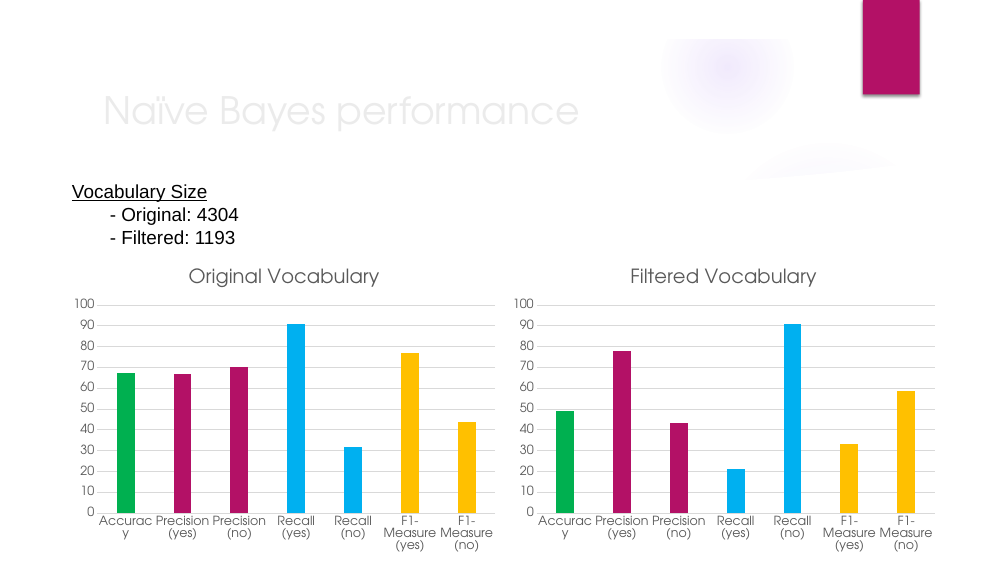
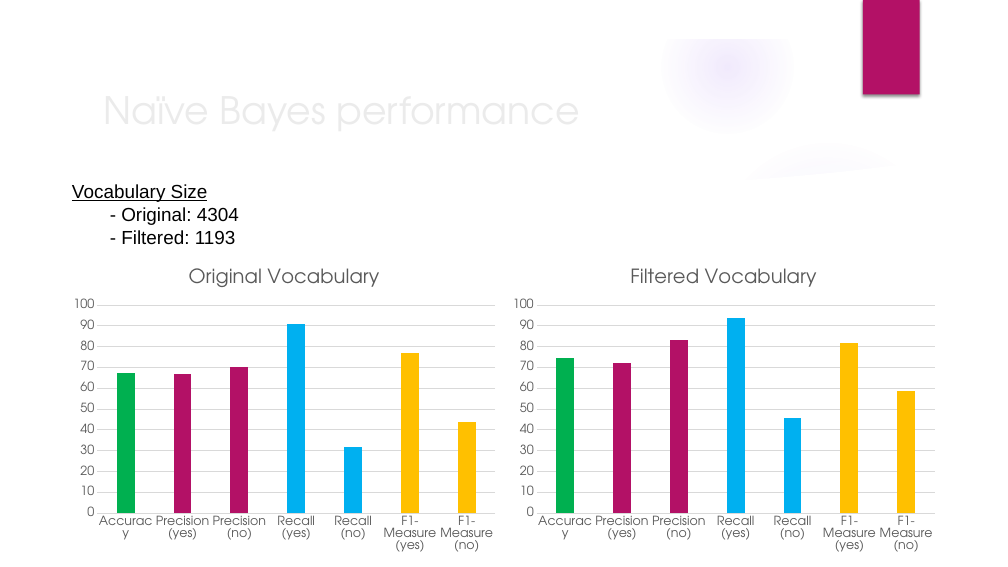
Before and after one commit to bojans1997/472_Assignment3, a slide deck: slide 2 of Assignment 3 analysis.pptx. Drawn at 1008x567 pixels with LibreOffice and Linux fonts; fonts in the diff are those of the drawing; background and template pictures are left out. Boxes give left, top, right and bottom in pixels: in the first picture for what was removed or moved away, otherwise in the second. Text is boxed around its words. In the diff, an @@ line names an element or a change of style, - is before the commit and + after.

```diff
--- a/Assignment 3 analysis.pptx
+++ b/Assignment 3 analysis.pptx
@@ column chart at (504,253,944,558) @@
-Filtered Vocabulary: 49, 78, 43, 21, 91, 33, 59
+Filtered Vocabulary: 75, 72, 83, 94, 45, 82, 59
```
Also in this commit, not shown: 1 other slide changed, 1 other file.
